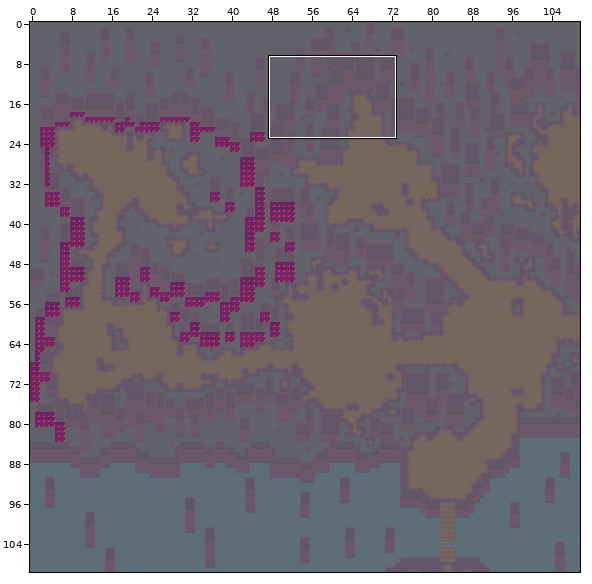
Level history. Tiled map: Concept/tiles/map.tmx. Above, an overview of the earlier version with the close-up marked.
Close-up. First the earlier version:
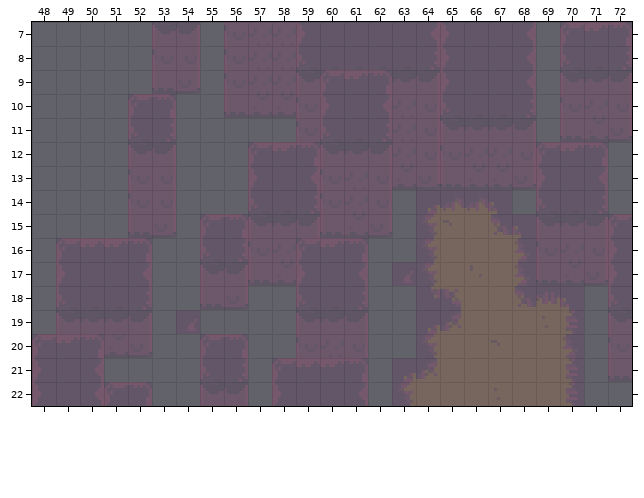
Cells are 8x8 px. Shown: x 48..72, y 7..22. The commit also changed other parts of the map, which this record leaves out.
After:
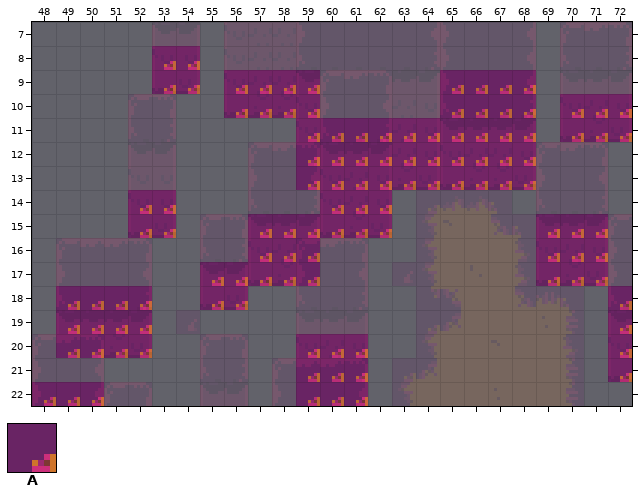
Key: from "tileset": A 0.
_ is an empty cell.
From the commit log: new collision settings
From old to new:
Layer "collision":
y 8: x 53..54 __ -> AA
y 9: x 53..54 __ -> AA; x 56..59 ____ -> AAAA; x 65..68 ____ -> AAAA
y 10: x 56..59 ____ -> AAAA; x 65..68 ____ -> AAAA; x 70..72 ___ -> AAA
y 11: x 59..68 __________ -> AAAAAAAAAA; x 70..72 ___ -> AAA
y 12..13: x 59..68 __________ -> AAAAAAAAAA
y 14: x 52..53 __ -> AA; x 60..62 ___ -> AAA
y 15: x 52..53 __ -> AA; x 57..62 ______ -> AAAAAA; x 69..71 ___ -> AAA
y 16: x 57..59 ___ -> AAA; x 69..71 ___ -> AAA
y 17: x 55..59 _____ -> AAAAA; x 69..71 ___ -> AAA
y 18: x 49..52 ____ -> AAAA; x 55..56 __ -> AA; x 72 _ -> A
y 19: x 49..52 ____ -> AAAA; x 72 _ -> A
y 20: x 49..52 ____ -> AAAA; x 59..61 ___ -> AAA; x 72 _ -> A
y 21: x 59..61 ___ -> AAA; x 72 _ -> A
y 22: x 48..50 ___ -> AAA; x 59..61 ___ -> AAA
Pixel boxes of the changes (left, top, right, bottom) in both close-ups:
added: (152, 46, 200, 94)
added: (200, 70, 536, 310)
added: (560, 94, 632, 142)
added: (128, 190, 176, 238)
added: (536, 214, 632, 382)
added: (56, 286, 152, 358)
added: (296, 334, 368, 406)
added: (32, 382, 104, 406)
